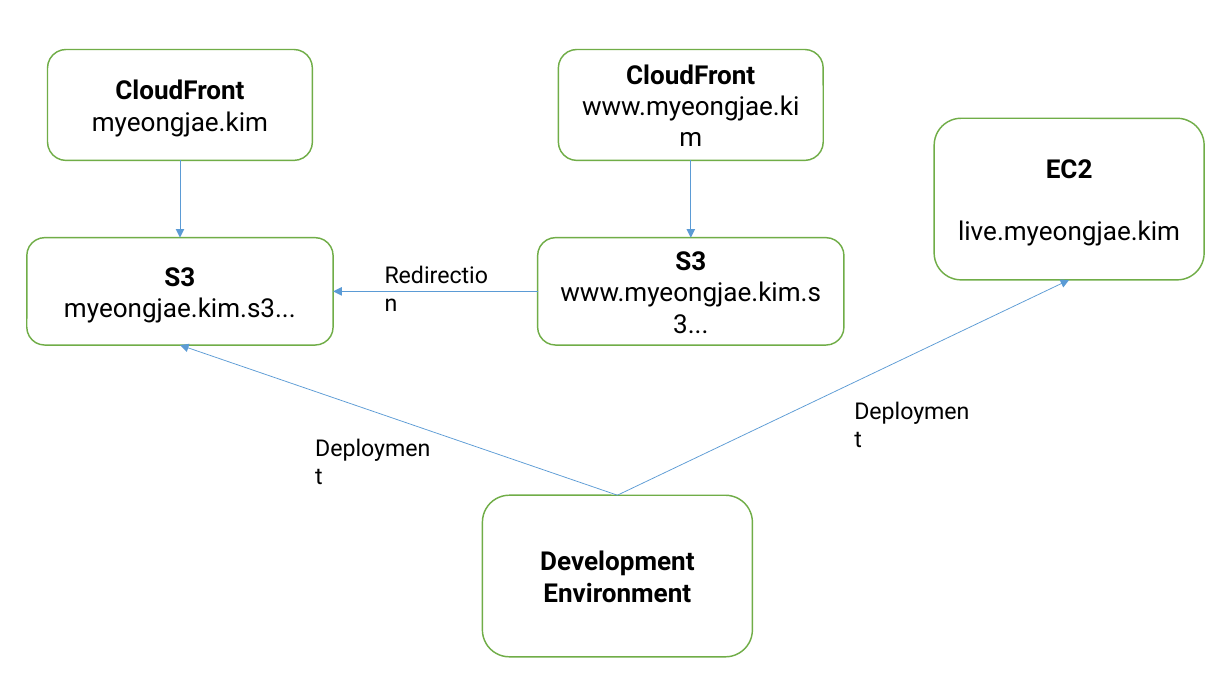
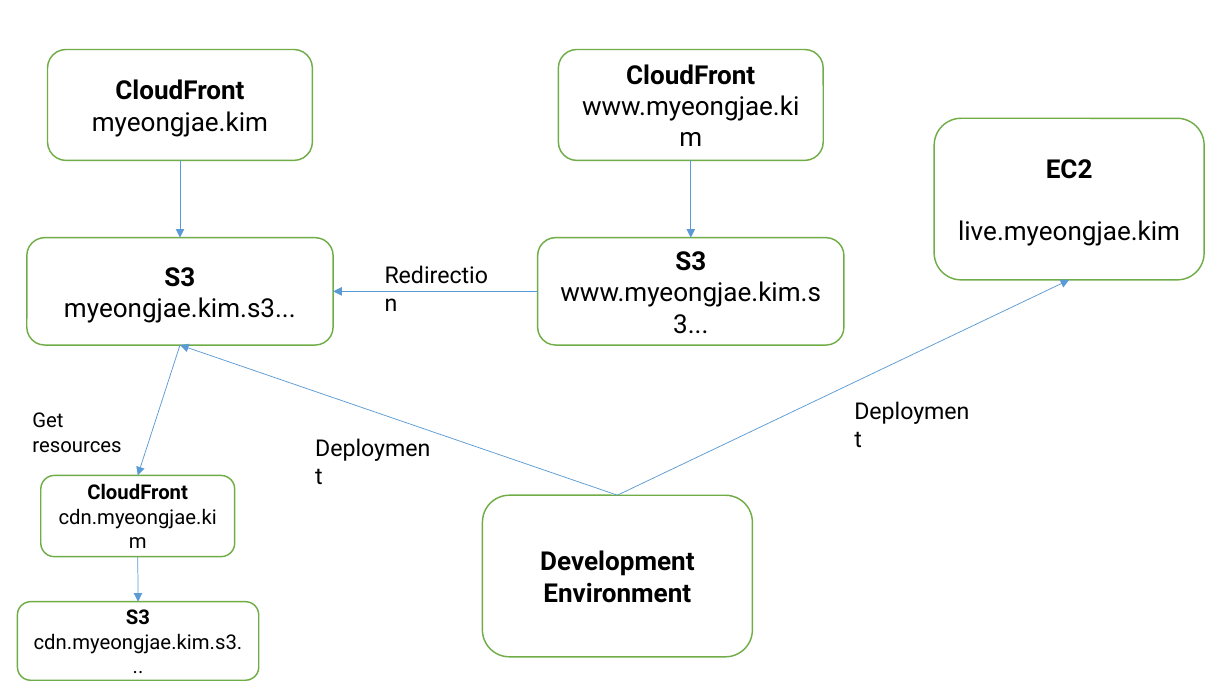
Before and after one commit to myeongjae-kim/terrace, a slide deck: slide 1 of docs/images/aws_structure.pptx. Drawn at 1232x698 pixels with LibreOffice and Linux fonts; fonts in the diff are those of the drawing. Boxes give left, top, right and bottom in pixels: in the first picture for what was removed or moved away, otherwise in the second. Text is boxed around its words. In the diff, an @@ line names an element or a change of style, - is before the commit and + after.

```diff
--- a/docs/images/aws_structure.pptx
+++ b/docs/images/aws_structure.pptx
@@ arrow added from (180, 345) to (138, 476), #5B9BD5 0.5 pt @@
@@ text added at <box>32,412,121,453</box>, 14 pt, text #000000 @@
+Get resources
@@ rounded rectangle added at <box>41,476,235,557</box>, fill #FFFFFF, outline #70AD47 1 pt, 14 pt, text #000000 @@
+CloudFront
+cdn.myeongjae.kim
@@ arrow added from (138, 557) to (138, 602), #5B9BD5 0.5 pt @@
@@ rounded rectangle added at <box>18,602,259,680</box>, fill #FFFFFF, outline #70AD47 1 pt, 14 pt, text #000000 @@
+S3
+cdn.myeongjae.kim.s3...
```
Also in this commit, not shown: 2 other files.
